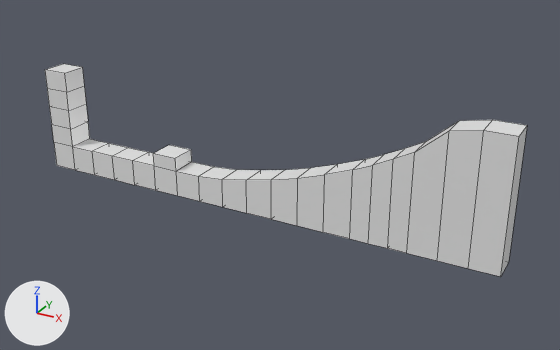
Renders of the OBJ model SuperChimpSphere/Models/stage1.obj from each side of a commit.
Before and after are seen from a 50 mm camera at (18.78, -21.59, 10.82) aimed at (6.82, 0.16, -0.06). The lights are fixed; the arrows at lower left show +X, +Y and +Z. Mesh edges are drawn as thin lines. Where no turn or scale is listed for an object, it has been applied to the vertices.

Names of what the first picture shows: 'Cube_Cube.001'.
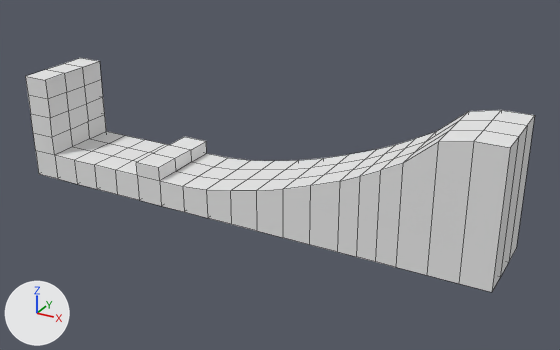
Pixel boxes (x1, y1, x2, y2) of what changed, in the pictures (560 x 350 px):
'Cube_Cube.001', reshaped (10% taller): before (45, 64, 527, 277); after (25, 58, 535, 292)
part 1 of me_cube_cube_001, built on: before (45, 70, 519, 277); after (25, 58, 535, 292)

What the commit changed:
me_cube_cube_001 is used by ob_cube_cube_001; location (0.0, 0.0, 0.0).
me_cube_cube_001 had 100 vertices, 98 faces and spanned x -3.2..14.8, y -0.5..0.5, z -1.5..3.1.
me_cube_cube_001 now has 200 vertices, 198 faces and spans x -3.2..14.8, y -1.5..1.5, z -1.5..3.1.
Part 1, on me_cube_cube_001:
48 faces are deleted.
2 vertices are added at (-3.2, 1.5, 1.7), (-2.2, 1.5, 1.7).
50 new vertices lie (0.0, -1.0, 0.0) away from vertices in x -3.2..14.8, y -0.5, z -1.5..3.1.
48 new vertices lie (0.0, 1.0, 0.0) away from vertices in x -3.2..14.8, y 0.5, z -1.5..3.1.
148 new faces join them.
